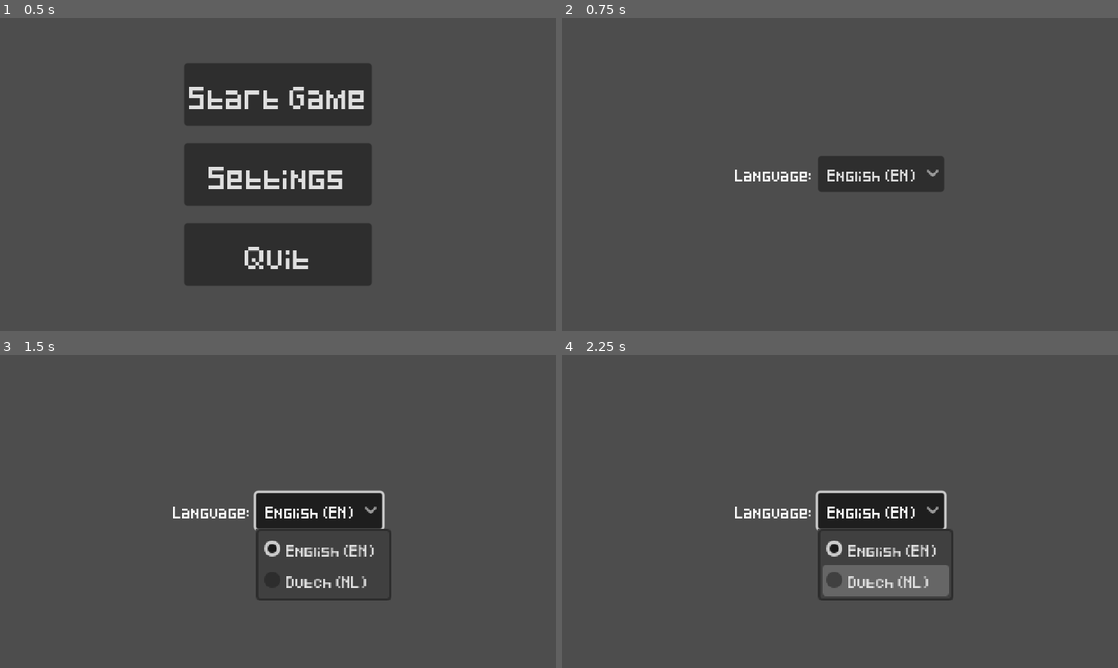
Above: before the commit, frames 1-4 (two rows, left to right).
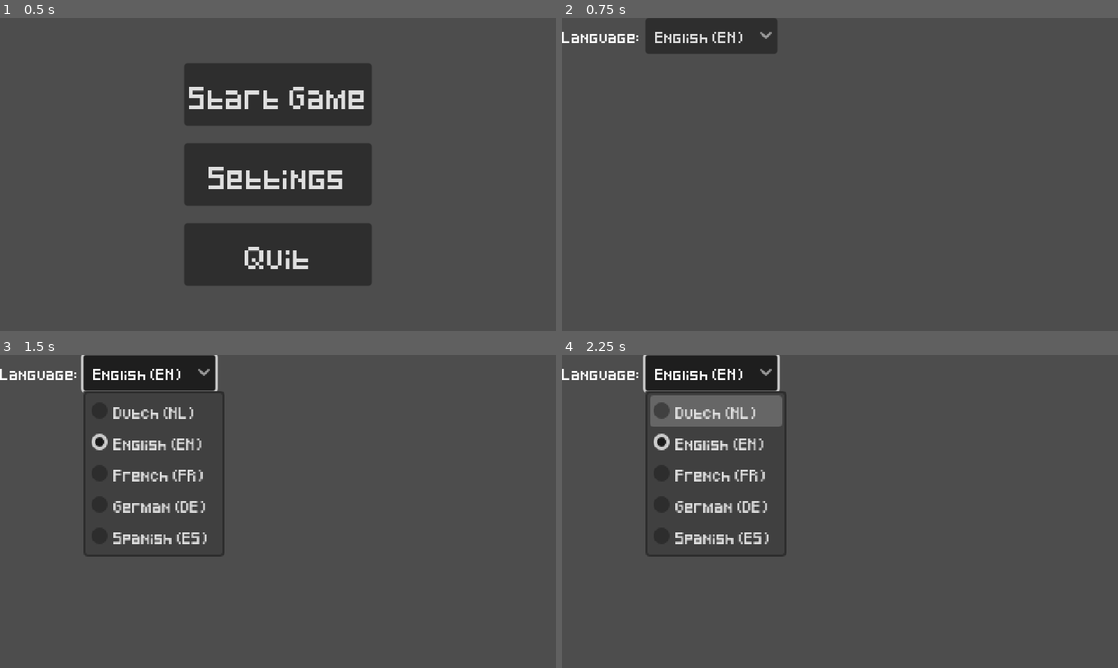
Above: after the commit, the same moments.

Repository: StormLight14/nightfall-mirror
Game: Godot game, scene res://menus/main/main_menu.tscn
Same seed, same stepped clock (60 frames per second), same inputs: the game is played once before the commit and once after it.
Inputs (mouse positions are in pixels of both pictures, inside the frame that each line leads up to):
- Up to frame 1 (0.5 s): no input
- Up to frame 2 (0.75 s): click "Settings" at 0.5 s
- Up to frame 3 (1.5 s): click "English (EN)" at 1.25 s
- Up to frame 4 (2.25 s): tap Enter at 2 s; move the mouse to (962, 495) at 2.02 s; hold D (right) from 2.03 s (still down); tap 1 (hotbar1) at 2.1 s

Frame 1 is identical in both runs. In frame 2, 5.7% of the frame differs, in the area x 0-69%, y 0-56%; in frame 3, 10%; in frame 4, 14%, in the area x 0-71%, y 0-79%.

Commit message:
fully implement language change (NL, EN, FR, DE, ES)

Diff:
--- a/globals/Settings.gd
+++ b/globals/Settings.gd
@@ -1,4 +1,6 @@
 extends Node
 
+signal language_changed
+
 var show_hints := true
-var language = "EN" # EN, NL
+var language := 1 # 0: NL, 1: EN, 2: FR, 3: DE, 4: ES
--- /dev/null
+++ b/globals/Text.gd
@@ -0,0 +1,44 @@
+extends Node
+
+var game_text = {
+	0: {
+		"start_button": "Spel Starten",
+		"settings_button": "Instellingen",
+		"quit_button": "Afsluiten",
+		"language": "Taal",
+		"pickup_hint": "Druk op BUTTON om op te pakken.",
+		"nights_survived": "NUMBER nachten overleefd"
+	},
+	1: {
+		"start_button": "Start Game",
+		"settings_button": "Settings",
+		"quit_button": "Quit",
+		"language": "Language",
+		"pickup_hint": "Press BUTTON to pick up.",
+		"nights_survived": "NUMBER nachten overleefd"
+	},
+	2: {
+		"start_button": "Démarrer le Jeu",
+		"settings_button": "Paramètres",
+		"quit_button": "Quitter",
+		"language": "Langue",
+		"pickup_hint": "Appuyez sur BUTTON pour ramasser.",
+		"nights_survived": "NUMBER nuits survécues"
+	},
+	3: {
+		"start_button": "Spiel Starten",
+		"settings_button": "Einstellungen",
+		"quit_button": "Beenden",
+		"language": "Sprache",
+		"pickup_hint": "Drücke BUTTON, um aufzuheben.",
+		"nights_survived": "NUMBER Nächte überlebt"
+	},
+	4: {
+		"start_button": "Iniciar Juego",
+		"settings_button": "Configuracion",
+		"quit_button": "Salir",
+		"language": "Idioma",
+		"pickup_hint": "Presiona BUTTON para recoger.",
+		"nights_survived": "NUMBER noches sobrevividas"
+	}
+}
--- a/menus/main/main_menu.gd
+++ b/menus/main/main_menu.gd
@@ -1,4 +1,13 @@
 extends Control
+
+func _ready() -> void:
+	set_labels()
+	Settings.language_changed.connect(set_labels)
+
+func set_labels() -> void:
+	%StartButton.text = Text.game_text[Settings.language]["start_button"]
+	%SettingsButton.text = Text.game_text[Settings.language]["settings_button"]
+	%QuitButton.text = Text.game_text[Settings.language]["quit_button"]
 
 func _on_start_button_pressed() -> void:
 	get_tree().change_scene_to_file("res://scenes/main/island.tscn")
--- a/menus/main/main_menu.tscn
+++ b/menus/main/main_menu.tscn
@@ -24,15 +24,18 @@
 theme_override_constants/separation = 15
 
 [node name="StartButton" type="Button" parent="CenterContainer/VBoxContainer"]
+unique_name_in_owner = true
 layout_mode = 2
 text = "Start Game
 "
 
 [node name="SettingsButton" type="Button" parent="CenterContainer/VBoxContainer"]
+unique_name_in_owner = true
 layout_mode = 2
 text = "Settings"
 
 [node name="QuitButton" type="Button" parent="CenterContainer/VBoxContainer"]
+unique_name_in_owner = true
 layout_mode = 2
 text = "Quit"
 
--- a/project.godot
+++ b/project.godot
@@ -21,6 +21,7 @@
 Player="*res://globals/Player.gd"
 UI="*res://globals/UI.gd"
 Audio="*res://globals/Audio.tscn"
+Text="*res://globals/Text.gd"
 
 [display]
 
--- a/scenes/objects/rocks/rock.tscn
+++ b/scenes/objects/rocks/rock.tscn
@@ -26,6 +26,5 @@
 
 [node name="Hint" parent="." instance=ExtResource("3_umvct")]
 visible = false
-text = "Press E to pick up."
 
 [editable path="Pickupable"]
--- a/ui/hint.gd
+++ b/ui/hint.gd
@@ -1,6 +1,6 @@
 extends Control
 
-@export var text = "Press BUTTON to pick up."
+@export var button = "E"
 
 func _ready() -> void:
-	$Label.text = text
+	$Label.text = Text.game_text[Settings.language]["pickup_hint"].replace("BUTTON", button)
--- a/ui/nights_survived.gd
+++ b/ui/nights_survived.gd
@@ -2,7 +2,11 @@
 
 func _ready():
 	Player.night_ended.connect(update_label)
+	Settings.language_changed.connect(update_label)
 	update_label()
 
 func update_label():
-	$Label.text = str(Player.nights_survived) + " night" + ("s" if Player.nights_survived != 1 else "") + " survived"
+	if Settings.language == 1:
+		$Label.text = str(Player.nights_survived) + " night" + ("s" if Player.nights_survived != 1 else "") + " survived"
+	else:
+		$Label.text = Text.game_text[Settings.language]["nights_survived"].replace("NUMBER", str(Player.nights_survived))
--- a/ui/settings/settings.gd
+++ b/ui/settings/settings.gd
@@ -1,4 +1,7 @@
-extends CenterContainer
+extends MarginContainer
+
+func _ready():
+	%LanguageSelect.selected = Settings.language
 
 # Called every frame. 'delta' is the elapsed time since the previous frame.
 func _process(delta: float) -> void:
@@ -6,9 +9,5 @@
 		get_tree().change_scene_to_file("res://menus/main/main_menu.tscn")
 
 func _on_language_select_item_selected(index: int) -> void:
-	var language := "EN"
-	match index:
-		0:
-			language = "EN"
-		1:
-			language = "NL"
+	Settings.language = index
+	Settings.language_changed.emit()
--- a/ui/settings/settings.tscn
+++ b/ui/settings/settings.tscn
@@ -2,7 +2,7 @@
 
 [ext_resource type="Script" path="res://ui/settings/settings.gd" id="1_83umr"]
 
-[node name="Settings" type="CenterContainer"]
+[node name="Settings" type="MarginContainer"]
 anchors_preset = 15
 anchor_right = 1.0
 anchor_bottom = 1.0
@@ -22,11 +22,18 @@
 text = "Language:"
 
 [node name="LanguageSelect" type="OptionButton" parent="VBoxContainer/Language"]
+unique_name_in_owner = true
 layout_mode = 2
-selected = 0
-item_count = 2
-popup/item_0/text = "English (EN)"
-popup/item_1/text = "Dutch (NL)"
+selected = 1
+item_count = 5
+popup/item_0/text = "Dutch (NL)"
+popup/item_1/text = "English (EN)"
 popup/item_1/id = 1
+popup/item_2/text = "French (FR)"
+popup/item_2/id = 2
+popup/item_3/text = "German (DE)"
+popup/item_3/id = 3
+popup/item_4/text = "Spanish (ES)"
+popup/item_4/id = 4
 
 [connection signal="item_selected" from="VBoxContainer/Language/LanguageSelect" to="." method="_on_language_select_item_selected"]
